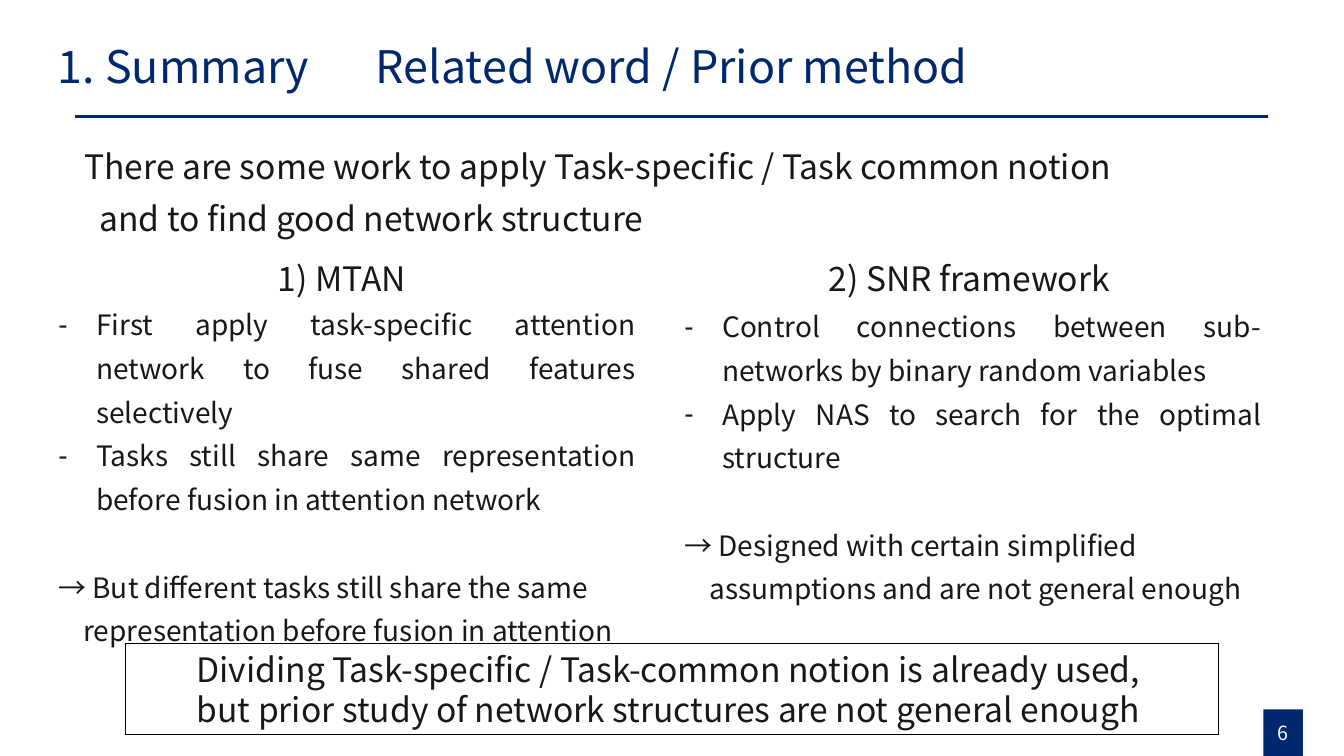
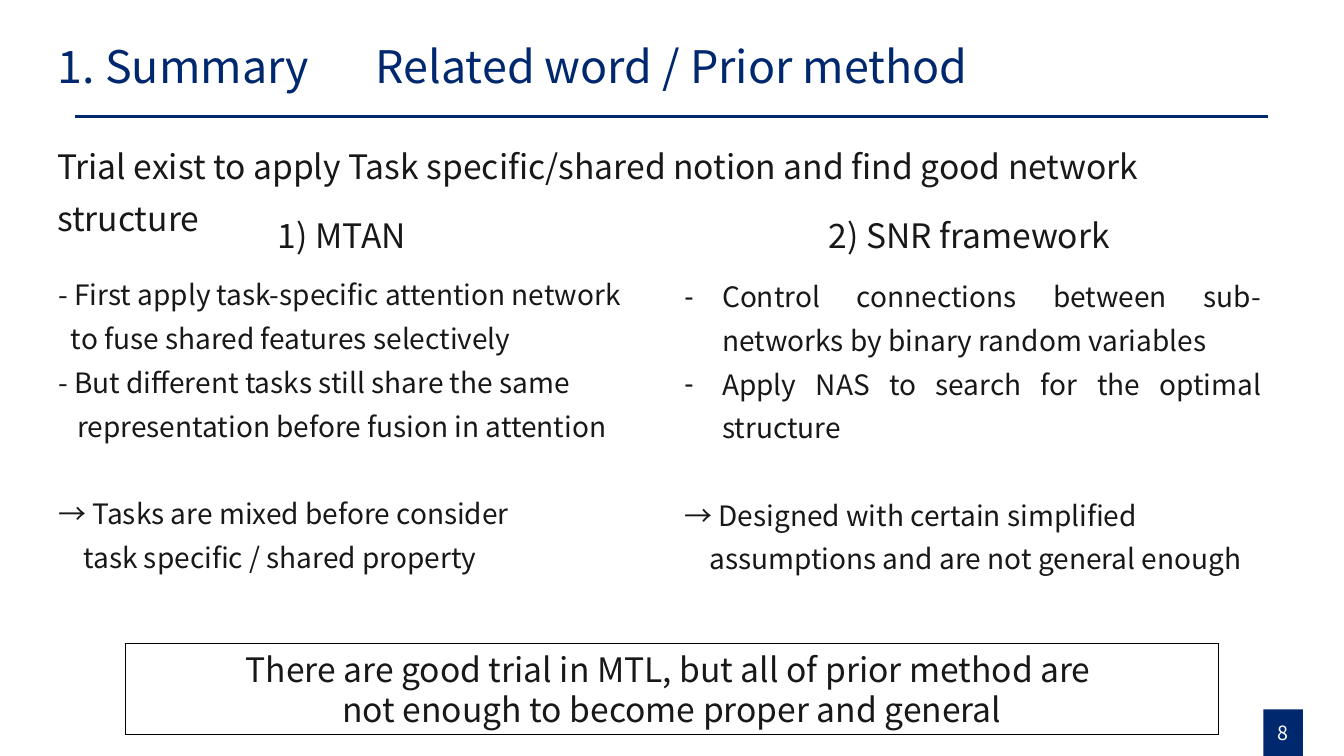
Before and after one commit to gusrn0505/TIL, a slide deck: slide 8 of [PPTPLUG]PP-151/RecSys 발표 준비_강현구.pptx (slide 6 before the commit). Drawn at 1344x756 pixels with LibreOffice and Linux fonts; fonts in the diff are those of the drawing. Boxes give left, top, right and bottom in pixels: in the first picture for what was removed or moved away, otherwise in the second. Text is boxed around its words. In the diff, an @@ line names an element or a change of style, - is before the commit and + after.

```diff
--- a/[PPTPLUG]PP-151/RecSys 발표 준비_강현구.pptx
+++ b/[PPTPLUG]PP-151/RecSys 발표 준비_강현구.pptx
@@ text at [57, 152, 1138, 188]: text changed @@
-There are some work to apply Task-specific / Task common notion
-and to find good network structure
+Trial exist to apply Task specific/shared notion and find good network structure
@@ text "1) MTAN": place and size @@
-text "1) MTAN" at [278, 263, 406, 298]
+text "1) MTAN" at [278, 220, 406, 255]
@@ text "2) SNR framework": place and size @@
-text "2) SNR framework" at [829, 263, 1110, 298]
+text "2) SNR framework" at [829, 220, 1110, 255]
@@ text "- First apply task-specific attention ...": place and size @@
-text "- First apply task-specific attention ..." at [83, 312, 636, 649]
+text "- First apply task-specific attention ..." at [71, 282, 621, 575]
@@ text "Control connections between sub-networks by ...": place and size @@
-text "Control connections between sub-networks by ..." at [709, 314, 1261, 606]
+text "Control connections between sub-networks by ..." at [709, 284, 1261, 576]
@@ text at [71, 282, 621, 394]: text changed @@
-– First apply task-specific attention network to fuse shared features selectively
-– Tasks still share same representation before fusion in attention network
-→ But different tasks still share the same
+- First apply task-specific attention network
+to fuse shared features selectively
+- But different tasks still share the same
@@ text at [83, 501, 508, 575]: paragraphs added @@
+→ Tasks are mixed before consider
+task specific / shared property
@@ text in rectangle at [246, 655, 1090, 731]: text changed @@
-Dividing Task-specific / Task-common notion is already used,
-but prior study of network structures are not general enough
+There are good trial in MTL, but all of prior method are
+not enough to become proper and general
@@ page number at [1278, 725, 1289, 741]: text changed @@
-6
+8
```
Also in this commit, not shown: 2 other slides changed, 2 slides added, 3 other files.
